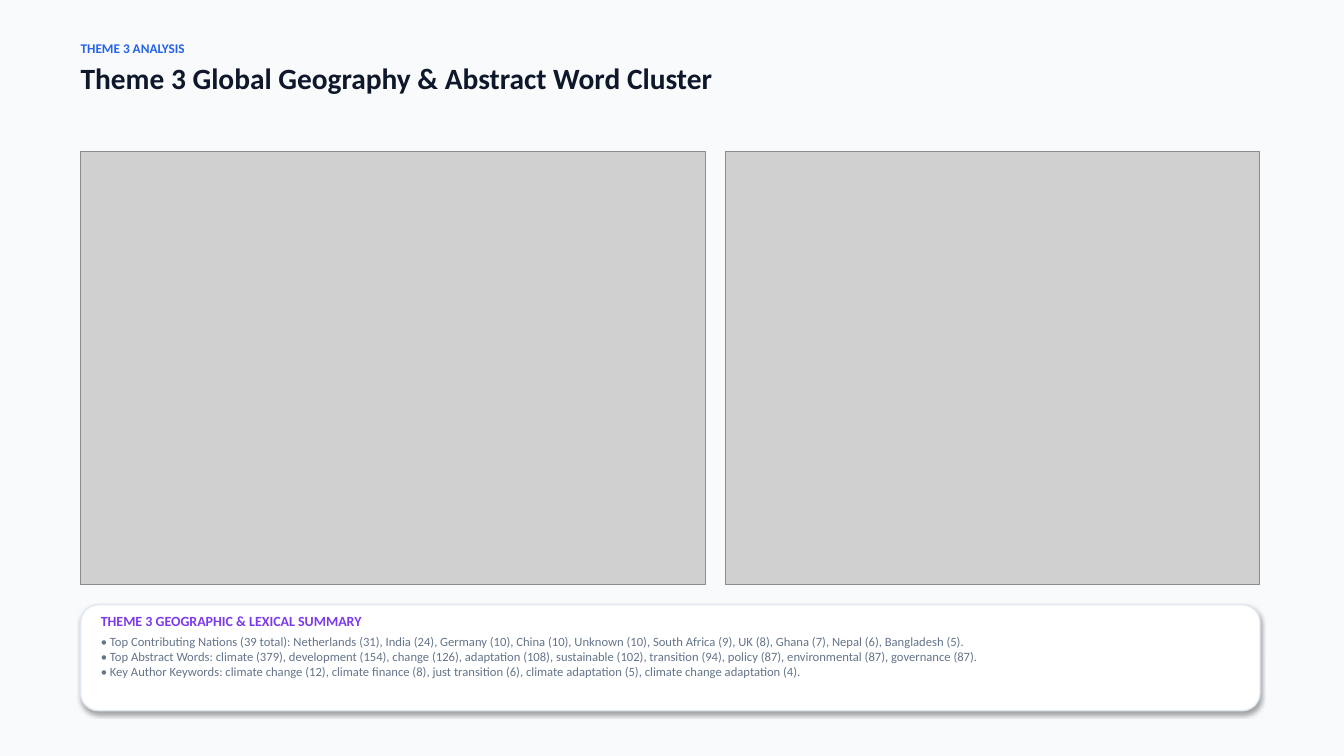
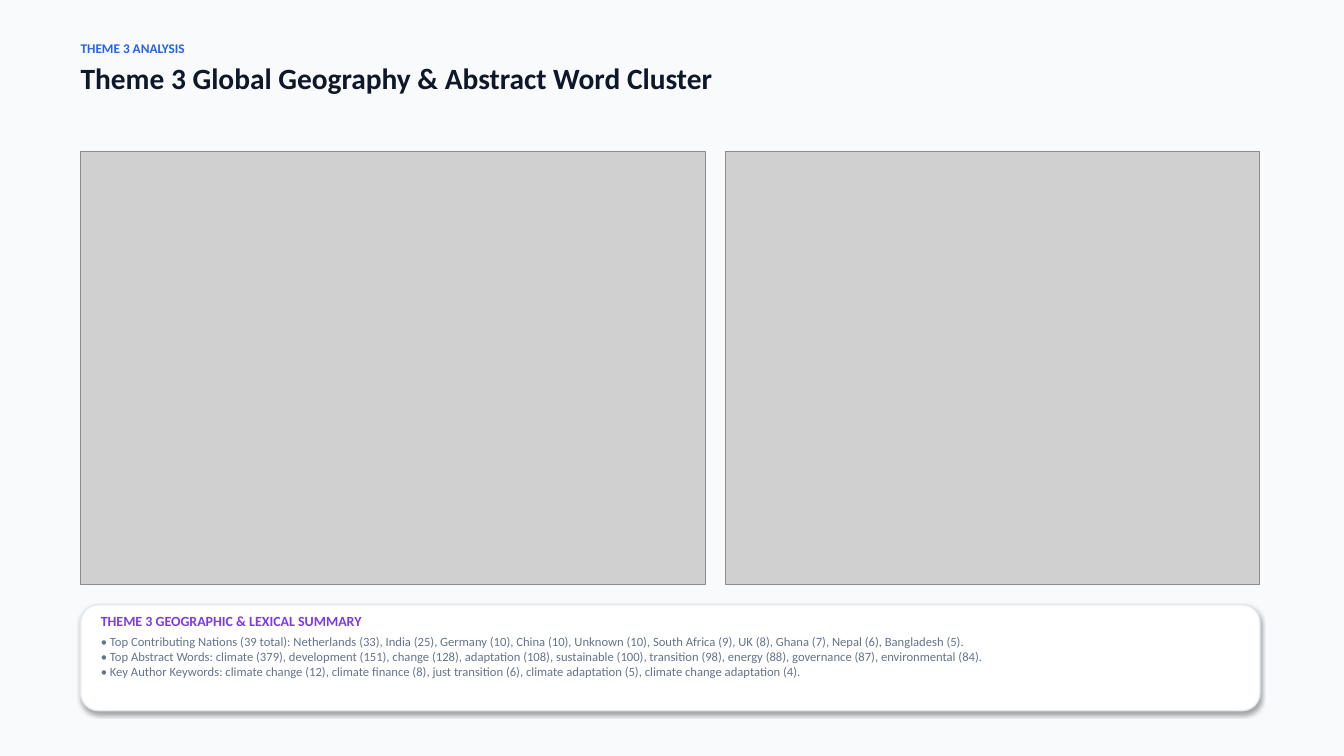
Before and after one commit to ponraj-aru/gsc2027-dashboard, a slide deck: slide 10 of GSC2027_Abstract_Submissions_Analysis_Report.pptx. Drawn at 1344x756 pixels with LibreOffice and Linux fonts; fonts in the diff are those of the drawing; grey boxes stand for pictures. Boxes give left, top, right and bottom in pixels: in the first picture for what was removed or moved away, otherwise in the second. Text is boxed around its words. In the diff, an @@ line names an element or a change of style, - is before the commit and + after.

Commit message:
Update dashboard with latest abstracts from adminPapersBrowse_2026-10-27_04-05-02.doc as of 2026-10-27 09:05:53

```diff
--- a/GSC2027_Abstract_Submissions_Analysis_Report.pptx
+++ b/GSC2027_Abstract_Submissions_Analysis_Report.pptx
@@ text at [110, 637, 982, 678]: text changed @@
-• Top Contributing Nations (39 total): Netherlands (31), India (24), Germany (10), China (10), Unknown (10), South Africa (9), UK (8), Ghana (7), Nepal (6), Bangladesh (5).
-• Top Abstract Words: climate (379), development (154), change (126), adaptation (108), sustainable (102), transition (94), policy (87), environmental (87), governance (87).
-• Key Author Keywords: climate change (12), climate finance (8), just transition (6), climate adaptation (5), climate change adaptation (4).
+• Top Contributing Nations (39 total): Netherlands (33), India (25), Germany (10), China (10), Unknown (10), South Africa (9), UK (8), Ghana (7), Nepal (6), Bangladesh (5).
+• Top Abstract Words: climate (379), development (151), change (128), adaptation (108), sustainable (100), transition (98), energy (88), governance (87), environmental (84).
+• Key Author Keywords: climate change (12), climate finance (8), just transition (6), climate adaptation (5), climate change adaptation (4).
```
Also in this commit, not shown: 14 other slides changed, 51 other files.
